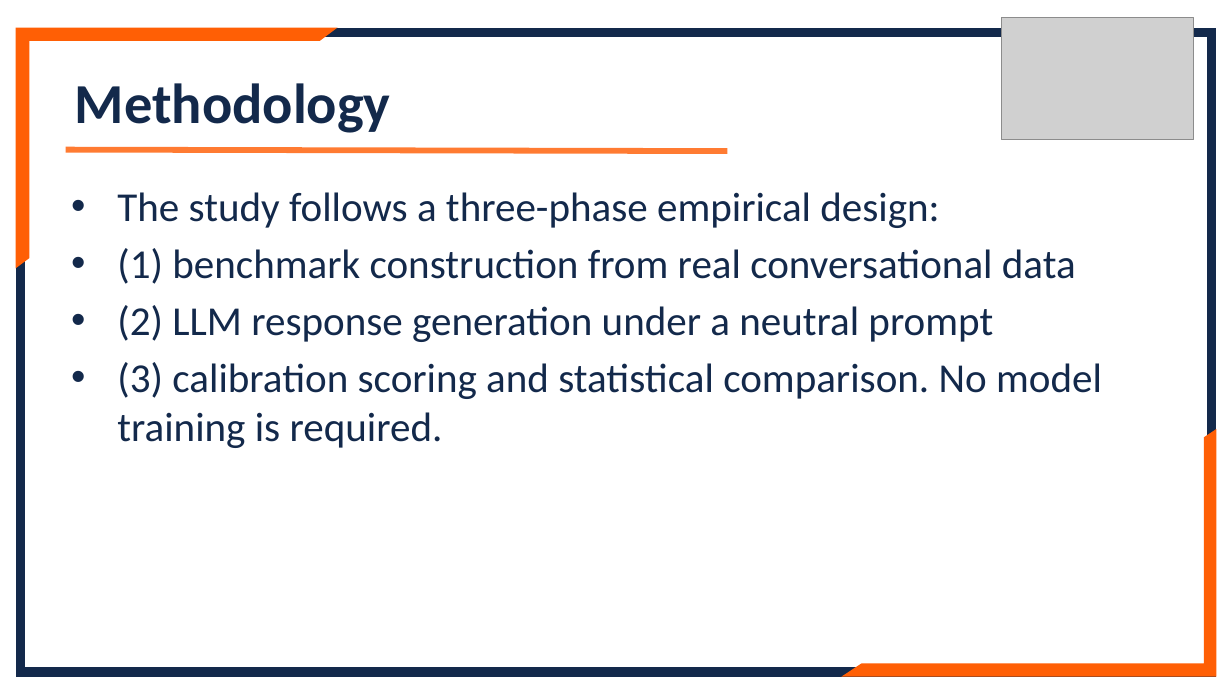
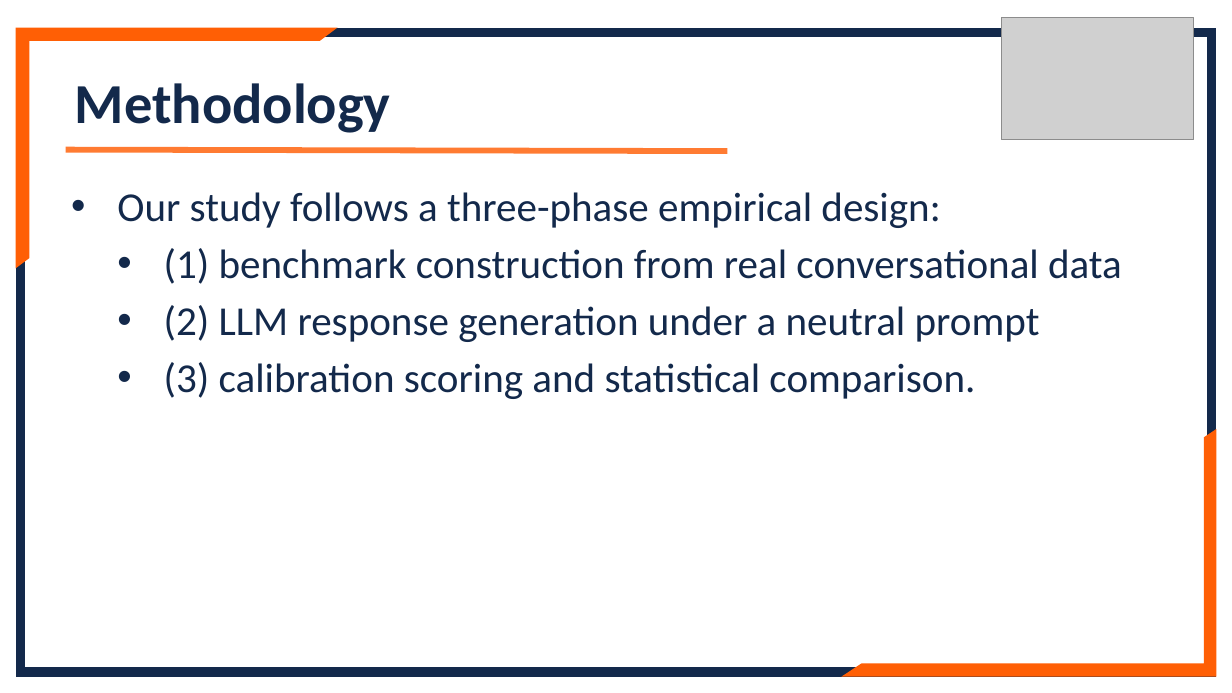
Before and after one commit to lennylin1998/ecs-llm, a slide deck: slide 7 of src/Files/Final_ppt.pptx. Drawn at 1232x693 pixels with LibreOffice and Linux fonts; fonts in the diff are those of the drawing; grey boxes stand for pictures. Boxes give left, top, right and bottom in pixels: in the first picture for what was removed or moved away, otherwise in the second. Text is boxed around its words. In the diff, an @@ line names an element or a change of style, - is before the commit and + after.

```diff
--- a/src/Files/Final_ppt.pptx
+++ b/src/Files/Final_ppt.pptx
@@ text at (x1=117, y1=192, x2=940, y2=228): text changed @@
-• The study follows a three-phase empirical design:
+• Our study follows a three-phase empirical design:
@@ text at (x1=164, y1=248, x2=1122, y2=342): list level 1 to 2 in "(1) benchmark construction from real ..."; list level 1 to 2 in "(2) LLM response generation under ..." @@
@@ text at (x1=164, y1=362, x2=975, y2=399): text changed @@
-• (3) calibration scoring and statistical comparison. No model training is required.
+  • (3) calibration scoring and statistical comparison.
```
Also in this commit, not shown: 2 other slides changed, 1 slide removed.
